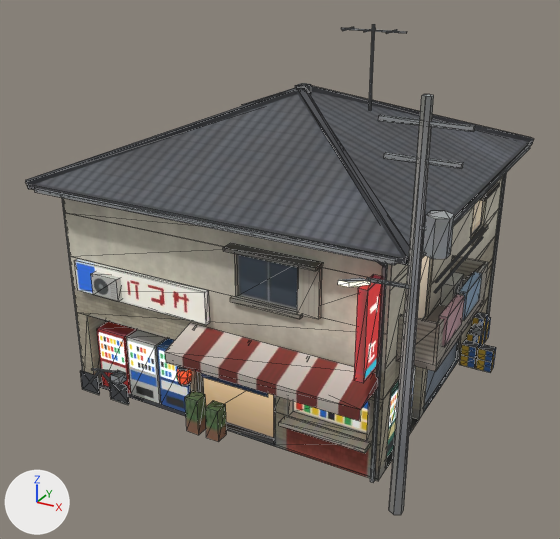
Before and after pictures for a commit that changed the glTF model assets/buildings/tokyo/tokyo_house_d.glb.
Both versions are drawn from a 50 mm lens placed at (9.31, -18.61, 12.14), pointed at (-0.24, -1.25, 3.46). The lights are fixed; the arrows at lower left show +X, +Y and +Z. The older version comes first. Mesh edges are drawn as thin lines. Vertices at exactly the same position are counted once.

The older version as bpy lines, for what is in view:
```python
me_tokyo_house_d = bpy.data.meshes.new('tokyo_house_d')
me_tokyo_house_d.from_pydata(...)  # 1020 vertices, 1174 faces; spans x -5.77..5.77, y -6.0..6.0, z 0.0..9.9
me_tokyo_house_d.materials.append(mat_tokyo_kit_house_d)
ob_tokyo_house_d = bpy.data.objects.new('tokyo_house_d', me_tokyo_house_d)
ob_tokyo_house_d.location = (0.0, 0.0, 0.0)
```
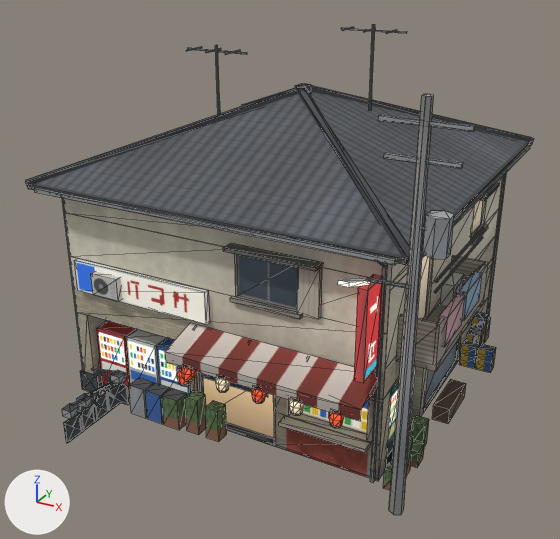
The newer file is also turned or shifted as a whole; pictures and numbers use the older file's frame.

Changed parts and their boxes [x1, y1, x2, y2] in the pictures (560 x 539 px):
'tokyo_house_d', reshaped: before [25, 24, 534, 515]; after [26, 24, 534, 515]
part 1 of me_tokyo_house_d, added: after [181, 365, 195, 381]
part 2 of me_tokyo_house_d, added: after [216, 376, 230, 392]
part 3 of me_tokyo_house_d, added: after [252, 387, 266, 403]
part 4 of me_tokyo_house_d, added: after [289, 398, 304, 415]
part 5 of me_tokyo_house_d, added: after [329, 410, 344, 428]
part 6 of me_tokyo_house_d, added: after [89, 389, 102, 417]
part 7 of me_tokyo_house_d, added: after [87, 383, 110, 396]
part 8 of me_tokyo_house_d, added: after [72, 393, 96, 406]
part 9 of me_tokyo_house_d, added: after [411, 416, 429, 447]
part 10 of me_tokyo_house_d, added (brown): after [432, 379, 466, 424]
part 11 of me_tokyo_house_d, added: after [215, 45, 220, 115]
part 12 of me_tokyo_house_d, added: after [188, 48, 247, 54]
part 13 of me_tokyo_house_d, added: after [129, 378, 154, 418]
part 14 of me_tokyo_house_d, added: after [145, 383, 170, 424]
part 15 of me_tokyo_house_d, added: after [162, 388, 187, 430]
part 16 of me_tokyo_house_d, added: after [62, 384, 121, 443]
part 17 of me_tokyo_house_d, added (green): after [383, 435, 425, 490]

The change, as a list of edits to the scene's bpy script:
```text
Change me_tokyo_house_d:
    remove me_tokyo_house_d.from_pydata(...)  # 1020 vertices, 1174 faces; spans x -5.77..5.77, y -6.0..6.0, z 0.0..9.9
    add me_tokyo_house_d.from_pydata(...)  # 1390 vertices, 1606 faces; spans x -5.77..5.77, y -6.76..6.0, z 0.0..9.9
    me_tokyo_house_d part 1: the loose piece of 18 vertices spanning x -1.4..-1.06, y -4.79..-4.39, z 1.3..1.8 is copied, and the copy is scaled about its middle by (0.849, 0.851, 0.841), then moved by (0.65, -0.7, 0.66); it spans x -0.73..-0.43, y -5.46..-5.12, z 2.0..2.42
    me_tokyo_house_d part 2: the loose piece of 18 vertices spanning x -1.4..-1.06, y -4.79..-4.39, z 1.3..1.8 is copied, and the copy is scaled about its middle by (0.849, 0.851, 0.841), then moved by (1.65, -0.7, 0.66); it spans x 0.27..0.57, y -5.46..-5.12, z 2.0..2.42
    me_tokyo_house_d part 3: the loose piece of 18 vertices spanning x -1.4..-1.06, y -4.79..-4.39, z 1.3..1.8 is copied, and the copy is scaled about its middle by (0.851, 0.851, 0.841), then moved by (2.65, -0.7, 0.66); it spans x 1.27..1.57, y -5.46..-5.12, z 2.0..2.42
    me_tokyo_house_d part 4: the loose piece of 18 vertices spanning x -1.4..-1.06, y -4.79..-4.39, z 1.3..1.8 is copied, and the copy is scaled about its middle by (0.851, 0.851, 0.841), then moved by (3.65, -0.7, 0.66); it spans x 2.27..2.57, y -5.46..-5.12, z 2.0..2.42
    me_tokyo_house_d part 5: the loose piece of 18 vertices spanning x -1.4..-1.06, y -4.79..-4.39, z 1.3..1.8 is copied, and the copy is scaled about its middle by (0.851, 0.851, 0.841), then moved by (4.65, -0.7, 0.66); it spans x 3.27..3.57, y -5.46..-5.12, z 2.0..2.42
    me_tokyo_house_d part 6: the loose piece of 8 vertices spanning x -4.15..-3.5, y -4.61..-4.56, z 0.29..0.87 is copied, and the copy is turned -90 degrees about the z axis through its middle, then moved by (0.35, -1.0, 0.0); it spans x -3.51..-3.45, y -5.91..-5.27, z 0.29..0.87
    me_tokyo_house_d part 7: the loose piece of 8 vertices spanning x -4.43..-3.58, y -4.61..-4.56, z 0.78..0.97 is copied, and the copy is turned -90 degrees about the z axis through its middle, then moved by (0.53, -0.82, 0.0); it spans x -3.51..-3.45, y -5.84..-4.98, z 0.78..0.98
    me_tokyo_house_d part 8: the loose piece of 8 vertices spanning x -4.43..-3.58, y -4.61..-4.56, z 0.78..0.97 is copied, and the copy is turned -90 degrees about the z axis through its middle, then moved by (0.53, -1.37, 0.0); it spans x -3.51..-3.45, y -6.39..-5.53, z 0.78..0.98
    me_tokyo_house_d part 9: the loose piece of 8 vertices spanning x 4.22..4.67, y 1.96..2.31, z 0.36..0.7 is copied, and the copy is scaled about its middle by (0.739, 0.948, 2.2), then moved by (0.04, -4.59, -0.15); it spans x 4.32..4.65, y -2.62..-2.29, z 0.0..0.75
    me_tokyo_house_d part 10: the loose piece of 8 vertices spanning x 4.22..4.67, y 1.96..2.31, z 0.0..0.34 is copied, and the copy is scaled about its middle by (1, 4.29, 1.32), then moved by (0.2, -2.58, 0.06); it spans x 4.42..4.87, y -1.19..0.31, z 0.0..0.45
    me_tokyo_house_d part 11: the loose piece of 8 vertices spanning x 1.39..1.44, y 0.69..0.74, z 7.7..9.9 is copied, and the copy is scaled about its middle by (0.997, 0.997, 0.818), then moved by (-3.5, -2.0, -0.3); it spans x -2.11..-2.06, y -1.31..-1.26, z 7.6..9.4
    me_tokyo_house_d part 12: the loose piece of 8 vertices spanning x 0.52..2.32, y 0.69..0.73, z 9.73..9.77 is copied, and the copy is moved by (-3.5, -2.0, -0.5); it spans x -2.98..-1.18, y -1.31..-1.27, z 9.23..9.27
    me_tokyo_house_d part 13: the loose piece of 8 vertices spanning x -3.63..-3.33, y -4.74..-4.44, z 0.7..0.92 is copied, and the copy is scaled about its middle by (1.67, 1.5, 4.09), then moved by (0.85, -0.07, -0.36); it spans x -2.88..-2.38, y -4.89..-4.44, z 0.0..0.9
    me_tokyo_house_d part 14: the loose piece of 8 vertices spanning x -1.08..-0.7, y -4.82..-4.44, z 0.0..1.04 is copied, and the copy is scaled about its middle by (1.31, 1.18, 0.863), then moved by (-1.19, -0.03, -0.07); it spans x -2.33..-1.83, y -4.89..-4.44, z 0.0..0.9
    me_tokyo_house_d part 15: the loose piece of 8 vertices spanning x -1.08..-0.7, y -4.82..-4.44, z 0.0..1.04 is copied, and the copy is scaled about its middle by (1.31, 1.18, 0.863), then moved by (-0.64, -0.03, -0.07); it spans x -1.78..-1.28, y -4.89..-4.44, z 0.0..0.9
    me_tokyo_house_d part 16: 48 vertices added at x -3.63..-3.33, y -6.76..-4.54, z 0.0..0.92
    me_tokyo_house_d part 17: 24 vertices added at x 4.32..4.77, y -4.46..-2.91, z 0.0..1.01
    other edits to the shape of me_tokyo_house_d do not show in these pictures
```
